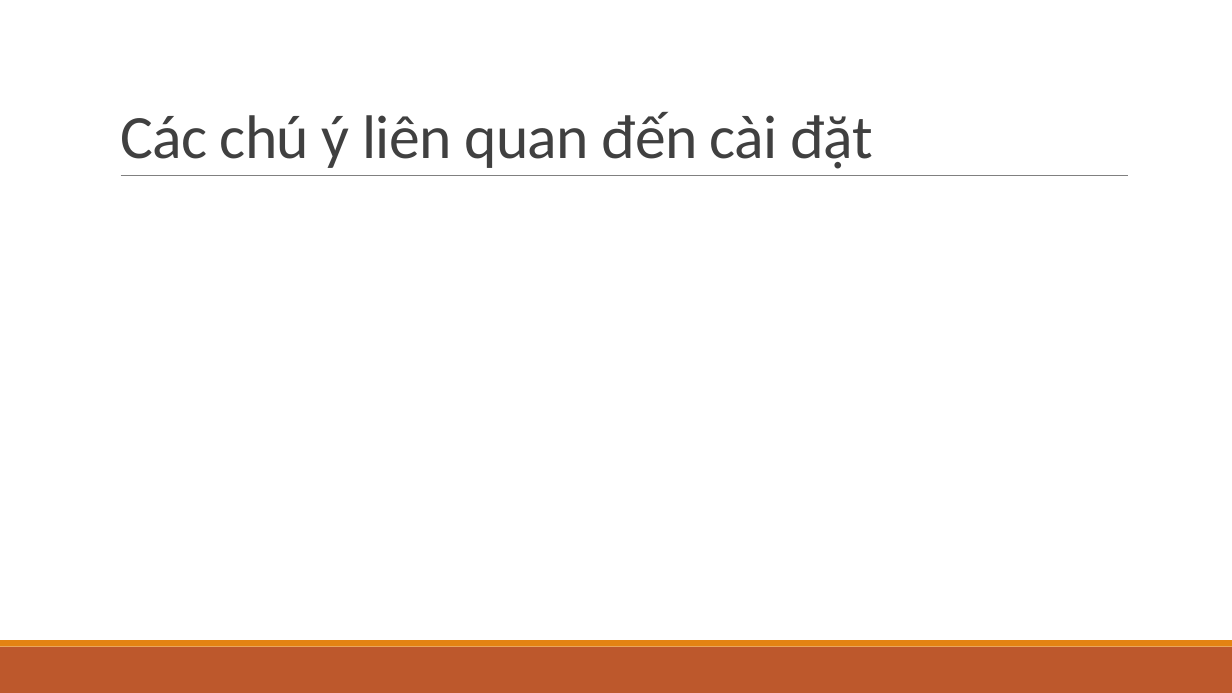
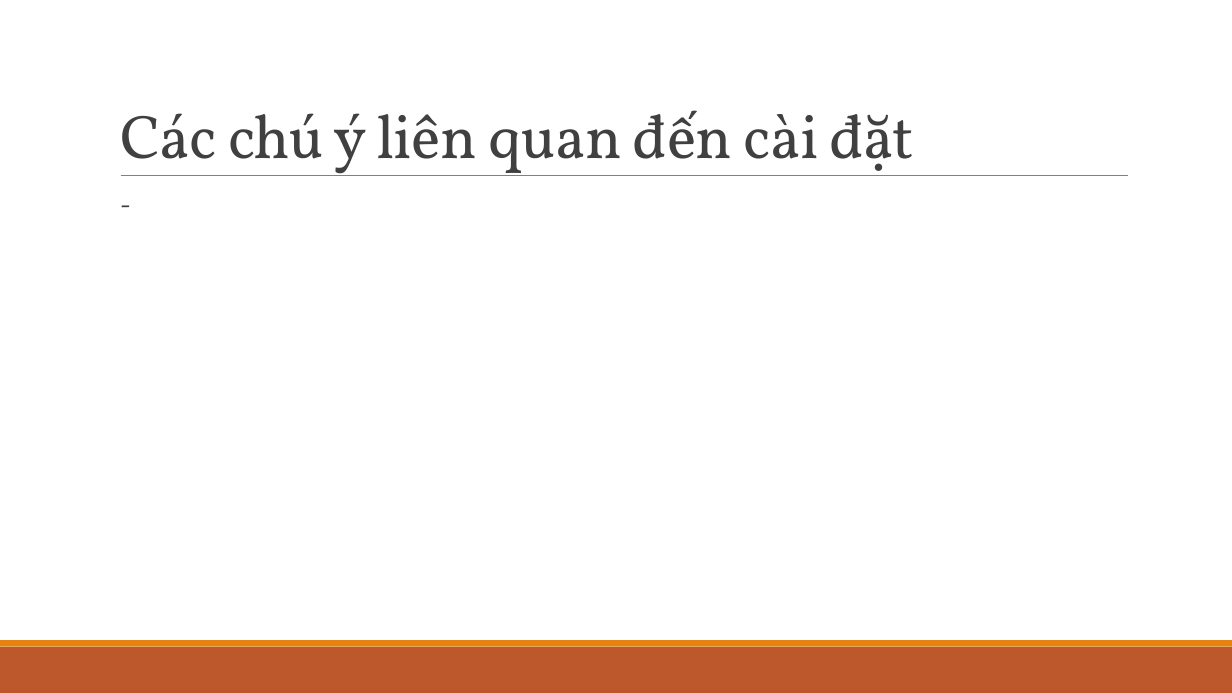
Before and after one commit to ChrisJamison/design_pattern, a slide deck: slide 29 of DP version 1.1.pptx (slide 25 before the commit). Drawn at 1232x693 pixels with LibreOffice and Linux fonts; fonts in the diff are those of the drawing. Boxes give left, top, right and bottom in pixels: in the first picture for what was removed or moved away, otherwise in the second. Text is boxed around its words. In the diff, an @@ line names an element or a change of style, - is before the commit and + after.

```diff
--- a/DP version 1.1.pptx
+++ b/DP version 1.1.pptx
@@ title "Các chú ý liên quan ..." at <box>120,110,915,176</box>: font Calibri to Vollkorn @@
@@ text added at <box>111,187,1128,593</box>, 20 pt, text #404040 @@
+  -
```
Also in this commit, not shown: 24 other slides changed, 5 slides added, 1 slide removed.
